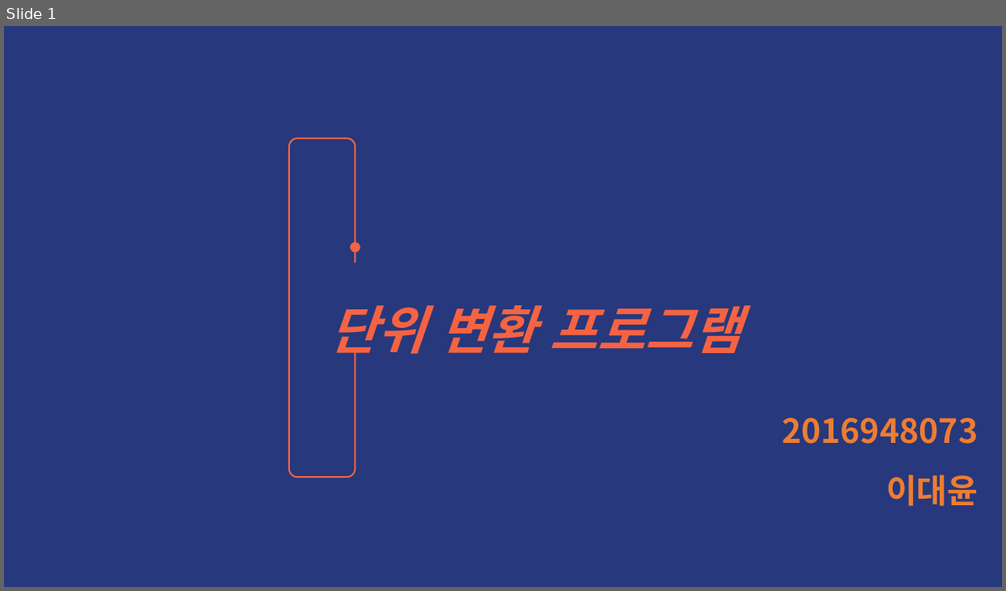
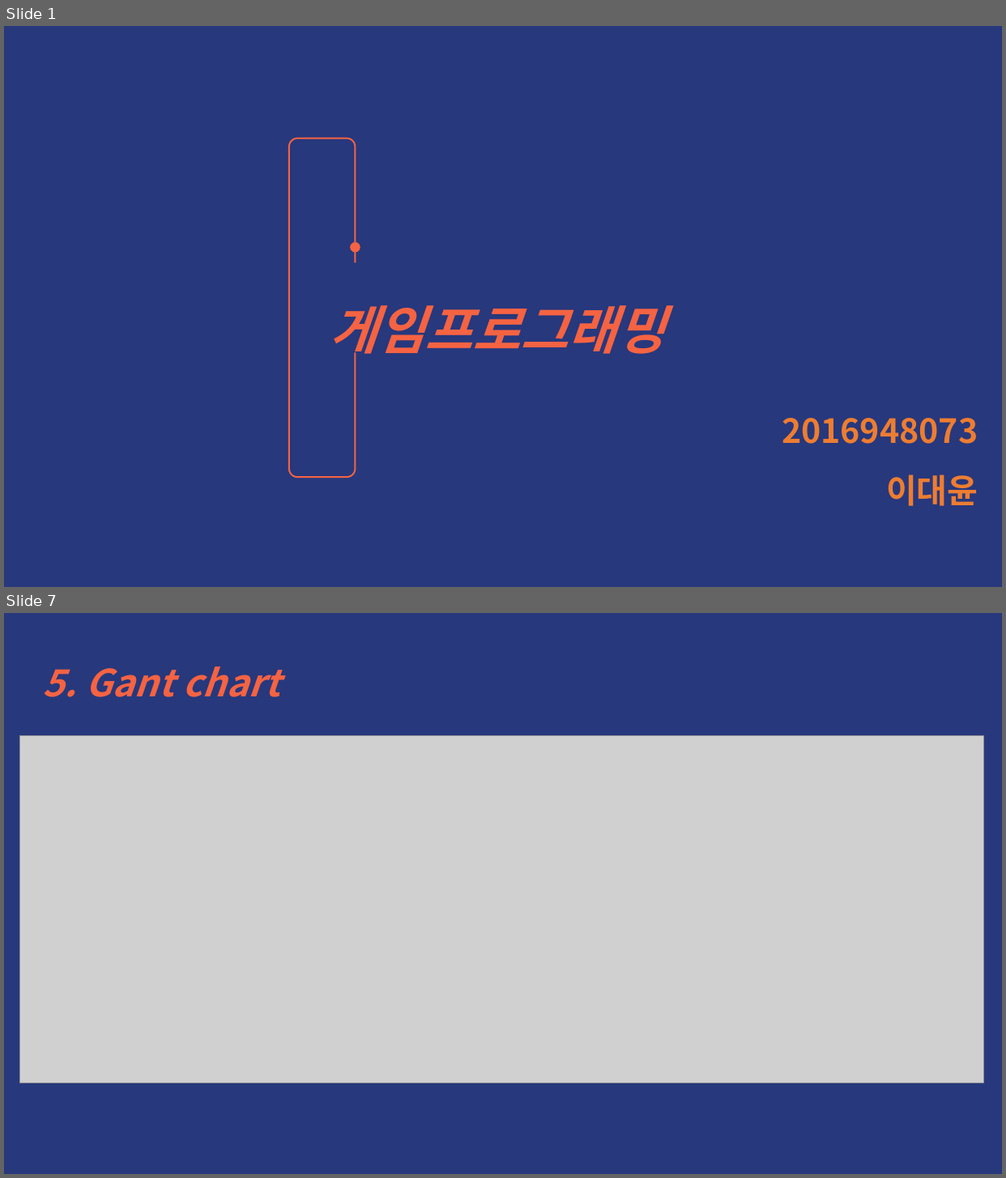
Before and after one commit to LeeDaeYun0313/gameprogramming, a slide deck: 2016948073 (이대윤).pptx. Shown one above the other, each under a label of ours: slide 1 before the commit, slides 1 and 7 after it; the slides between them are not shown. The pictures are 1006x591 and 1006x1178 pixels, drawn with LibreOffice and Linux fonts; fonts in the diff are those of the drawing; grey boxes stand for pictures. Boxes give left, top, right and bottom in pixels: in the first picture for what was removed or moved away, otherwise in the second. Text is boxed around its words. In the diff, an @@ line names an element or a change of style, - is before the commit and + after.

Commit message:
12월7일 발표 ppt
유니티게임

```diff
--- a/2016948073 (이대윤).pptx
+++ b/2016948073 (이대윤).pptx
@@ slide 7 added at (x1=4, y1=613, x2=1002, y2=1174), background #27387D @@
@@ text added at (x1=43, y1=666, x2=280, y2=697), 36 pt, text none, bold, italic @@
+5. Gant chart
@@ picture added at (x1=20, y1=736, x2=985, y2=1083) @@
@@ slide 1 changed as well @@
@@ text at (x1=330, y1=305, x2=664, y2=363): text changed @@
-단위 변환 프로그램
+게임프로그래밍
```
Also in this commit, not shown: 1 other slide changed, 6 other slides added, 7 slides removed.
